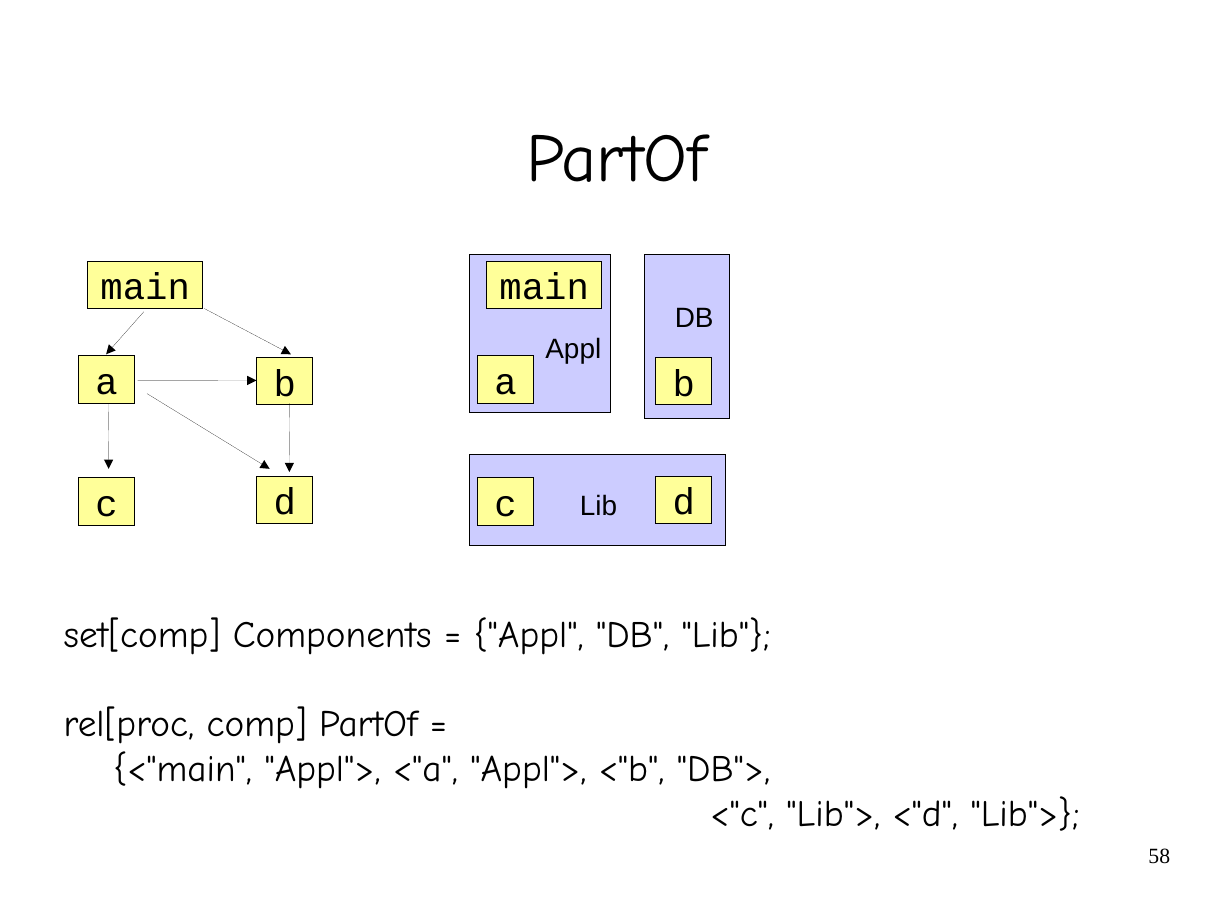
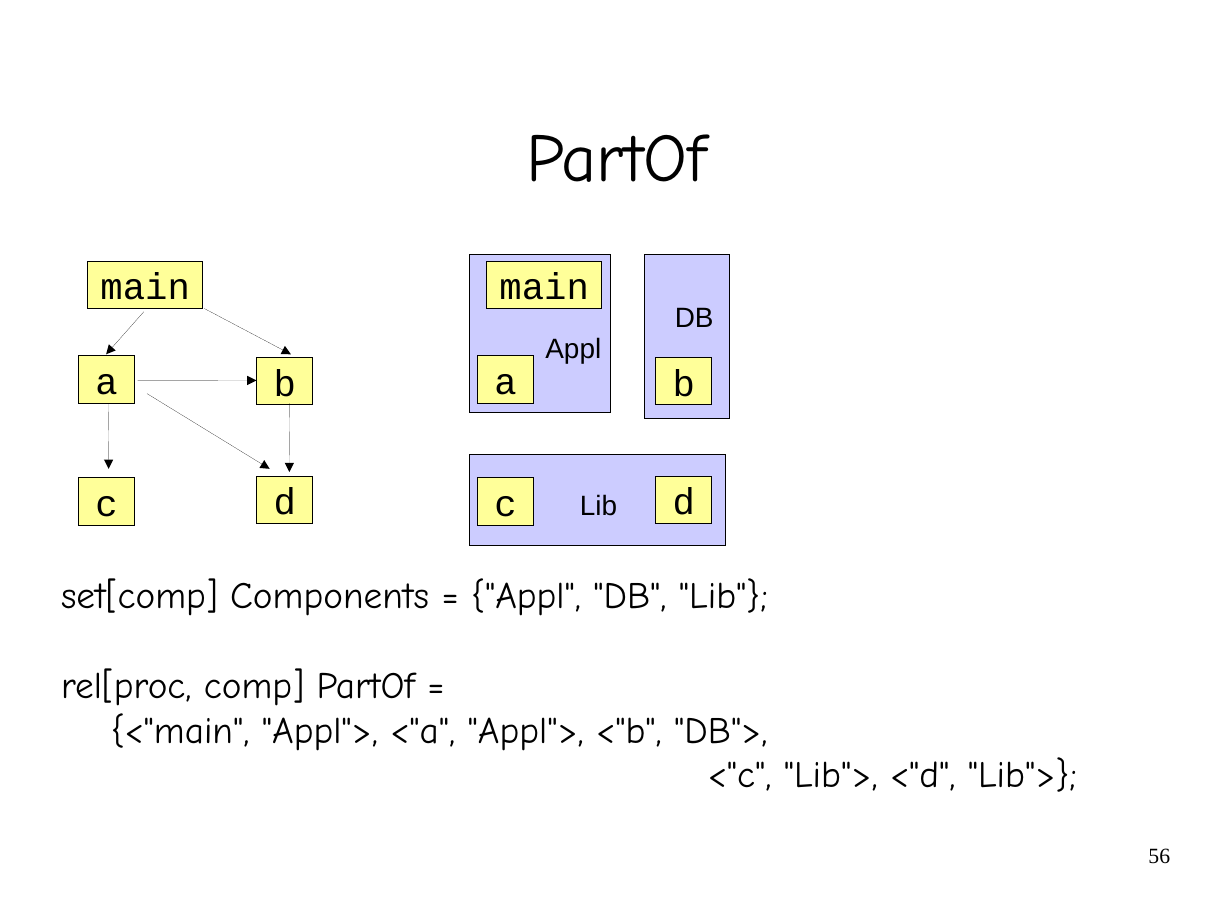
Before and after one commit to cwi-swat/meta-environment, a slide deck: slide 56 of meta-doc/analysis/rascal-slides/rascal-slides.odp (slide 58 before the commit). Drawn at 1232x924 pixels with LibreOffice and Linux fonts; fonts in the diff are those of the drawing; background and template pictures are left out. Boxes give left, top, right and bottom in pixels: in the first picture for what was removed or moved away, otherwise in the second. Text is boxed around its words. In the diff, an @@ line names an element or a change of style, - is before the commit and + after.

```diff
--- a/meta-doc/analysis/rascal-slides/rascal-slides.odp
+++ b/meta-doc/analysis/rascal-slides/rascal-slides.odp
@@ text "set[comp] Components = {"Appl", "DB", ...": place and size @@
-text "set[comp] Components = {"Appl", "DB", ..." at box(64, 617, 1080, 831)
+text "set[comp] Components = {"Appl", "DB", ..." at box(61, 578, 1077, 792)
@@ page number at box(1148, 848, 1170, 864): text changed @@
-58
+56
```
Also in this commit, not shown: 7 other slides changed, 2 slides added, 3 slides removed.
